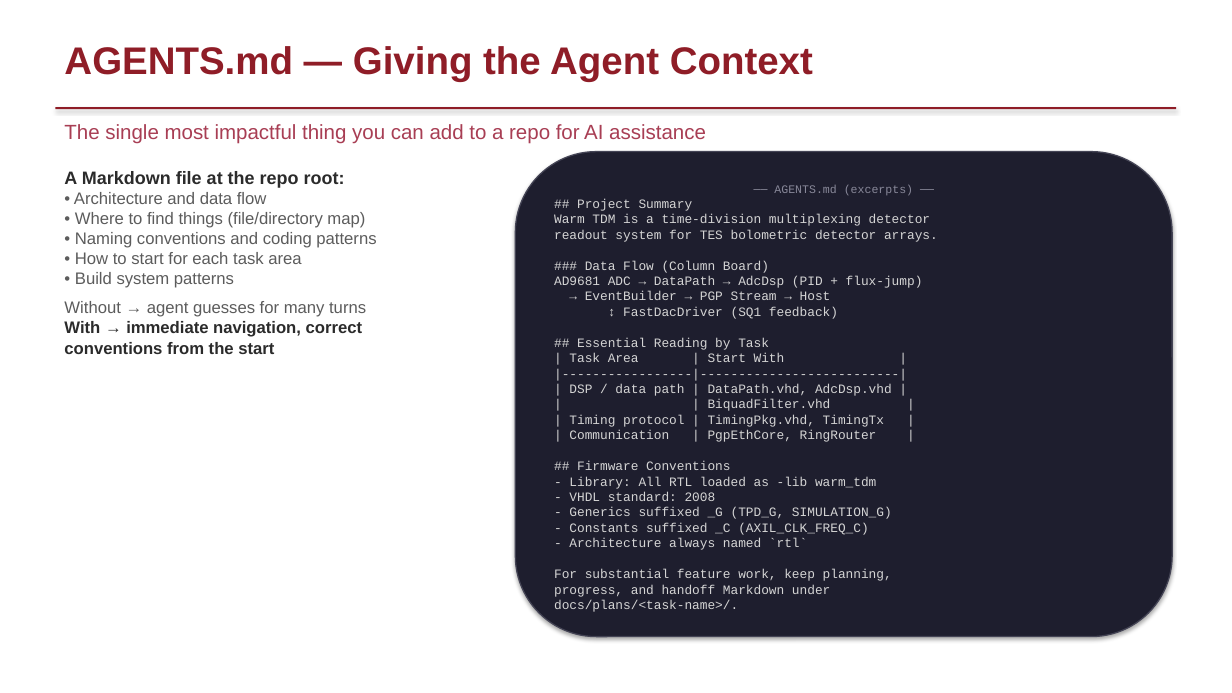
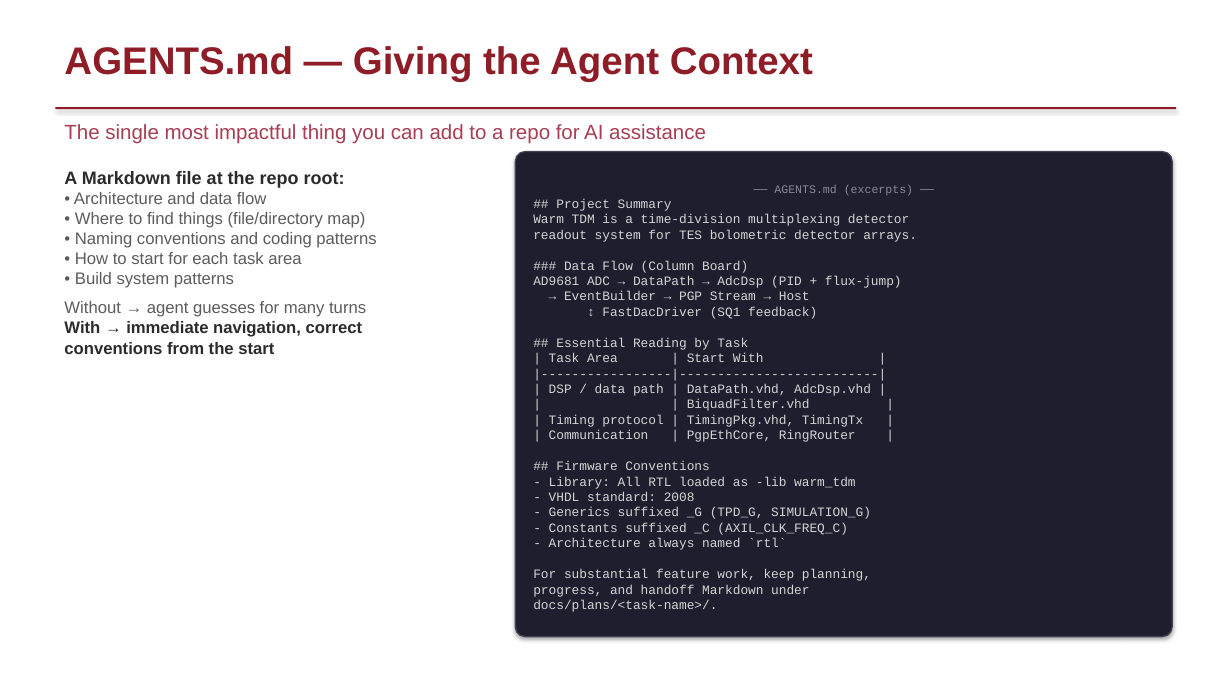
Before and after one commit to slaclab/warm-tdm, a slide deck: slide 4 of docs/plans/fp-dsp-pid/ECC_AI_Demo_Use_Case_2.pptx. Drawn at 1232x693 pixels with LibreOffice and Linux fonts; fonts in the diff are those of the drawing; background and template pictures are left out. Boxes give left, top, right and bottom in pixels: in the first picture for what was removed or moved away, otherwise in the second. Text is boxed around its words. In the diff, an @@ line names an element or a change of style, - is before the commit and + after.

```diff
--- a/docs/plans/fp-dsp-pid/ECC_AI_Demo_Use_Case_2.pptx
+++ b/docs/plans/fp-dsp-pid/ECC_AI_Demo_Use_Case_2.pptx
@@ rounded rectangle "── AGENTS.md (excerpts) ──" at [516,152,1173,637]: proportions changed @@
```
Also in this commit, not shown: 6 other slides changed, 1 other file.
